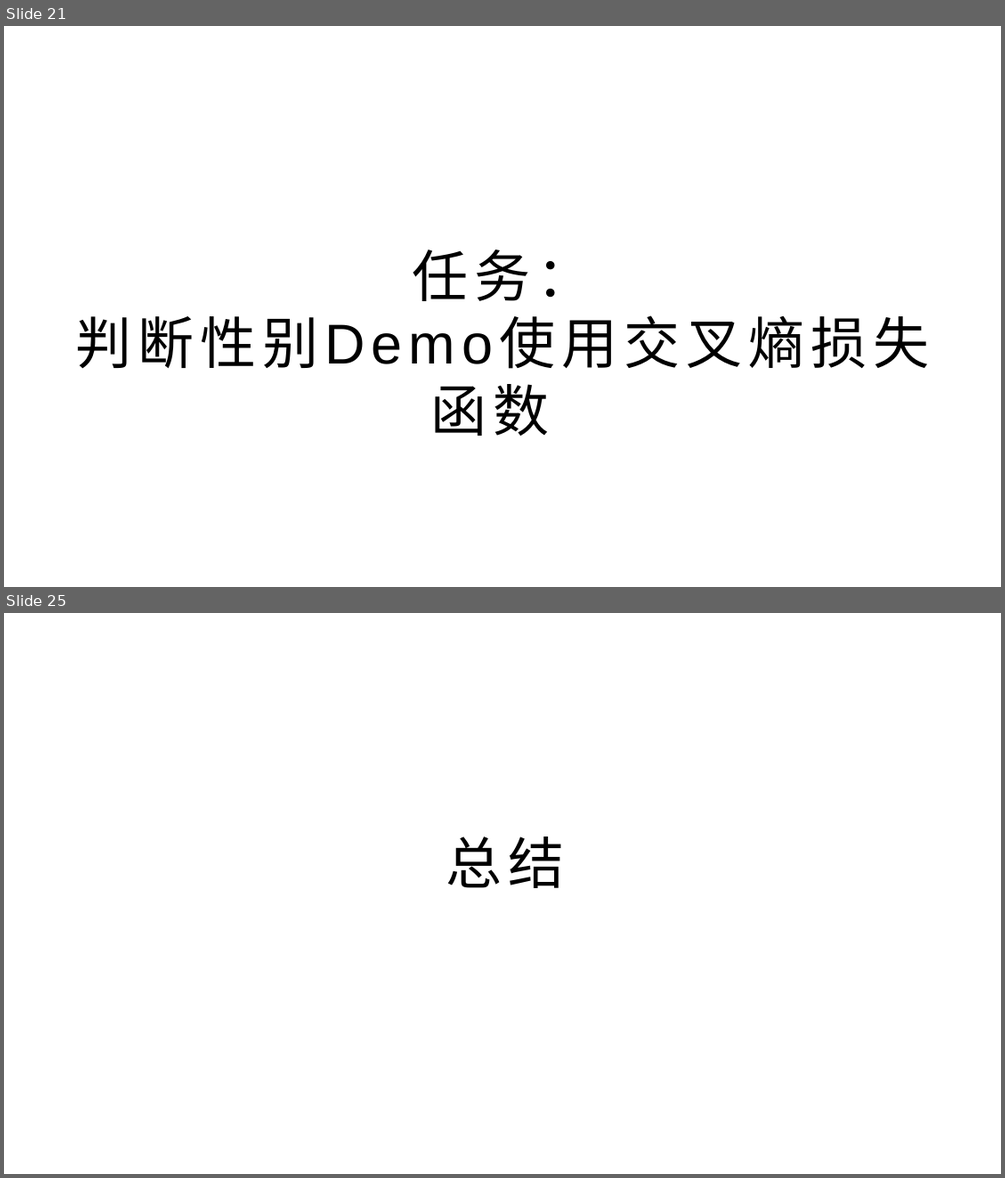
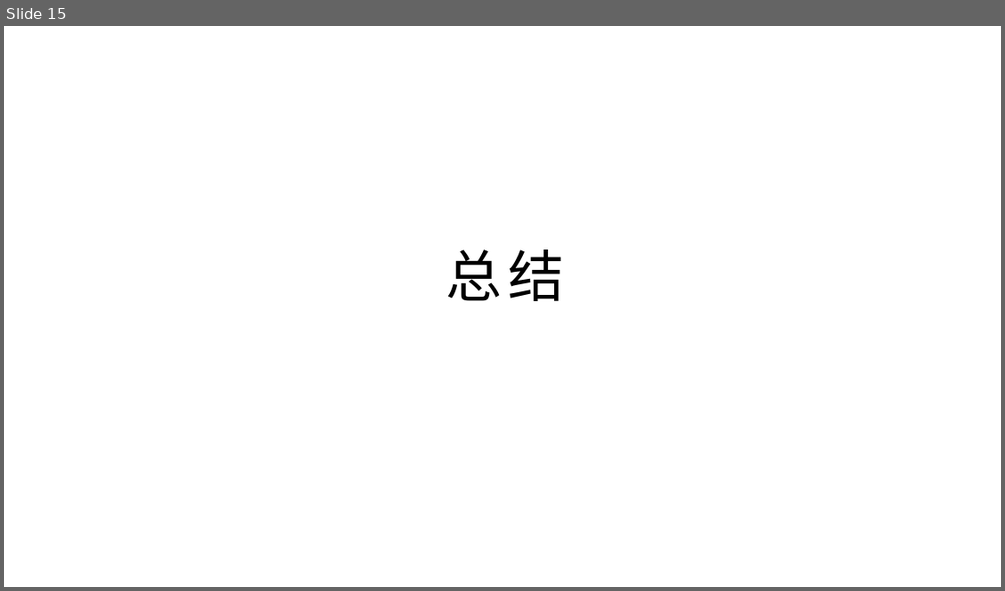
Before and after one commit to yyc-git/DeepLearningEdu, a slide deck: lessons/7_mini_batch/ppt/使用小批量随机梯度下降.pptx. Shown one above the other, each under a label of ours: slides 21 and 25 before the commit, slide 15 after it; the slides between them are not shown. The pictures are 1005x1178 and 1005x591 pixels, drawn with LibreOffice and Linux fonts; fonts in the diff are those of the drawing; background and template pictures are left out. Boxes give left, top, right and bottom in pixels: in the first picture for what was removed or moved away, otherwise in the second. Text is boxed around its words. In the diff, an @@ line names an element or a change of style, - is before the commit and + after.

```diff
--- a/lessons/7_mini_batch/ppt/使用小批量随机梯度下降.pptx
+++ b/lessons/7_mini_batch/ppt/使用小批量随机梯度下降.pptx
@@ slide 21 removed at (4,26,1001,587), background picture (left out) @@
@@ title removed at (75,249,592,369) @@
-任务：
-判断性别Demo使用交叉熵损失函数
@@ what was slide 25 is now slide 15 @@
```
Also in this commit, not shown: 12 slides changed, 1 slide added, 10 other slides removed, 2 other files.
